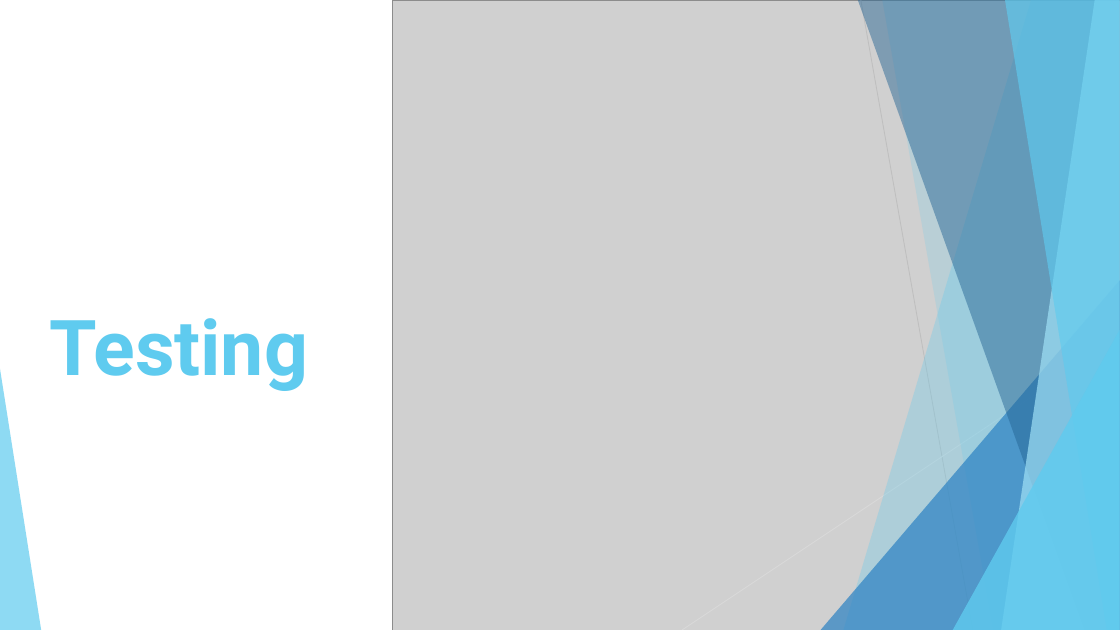
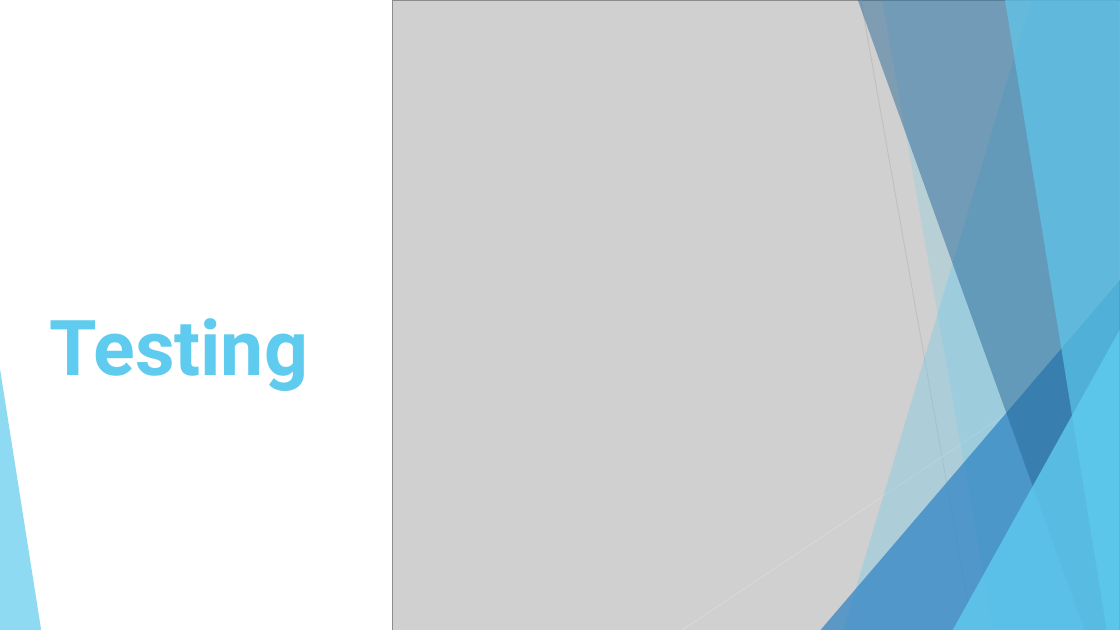
Before and after one commit to BarsantiNicola/DockerHealthMonitoring, a slide deck: slide 16 of Documentation/Cloud-Computing-Proj-Presentation.pptx. Drawn at 1120x630 pixels with LibreOffice and Linux fonts; fonts in the diff are those of the drawing; grey boxes stand for pictures. Boxes give left, top, right and bottom in pixels: in the first picture for what was removed or moved away, otherwise in the second. Text is boxed around its words. In the diff, an @@ line names an element or a change of style, - is before the commit and + after.

```diff
--- a/Documentation/Cloud-Computing-Proj-Presentation.pptx
+++ b/Documentation/Cloud-Computing-Proj-Presentation.pptx
@@ freeform shape removed at <box>1002,0,1120,630</box> @@
```
Also in this commit, not shown: 3 other slides changed.
